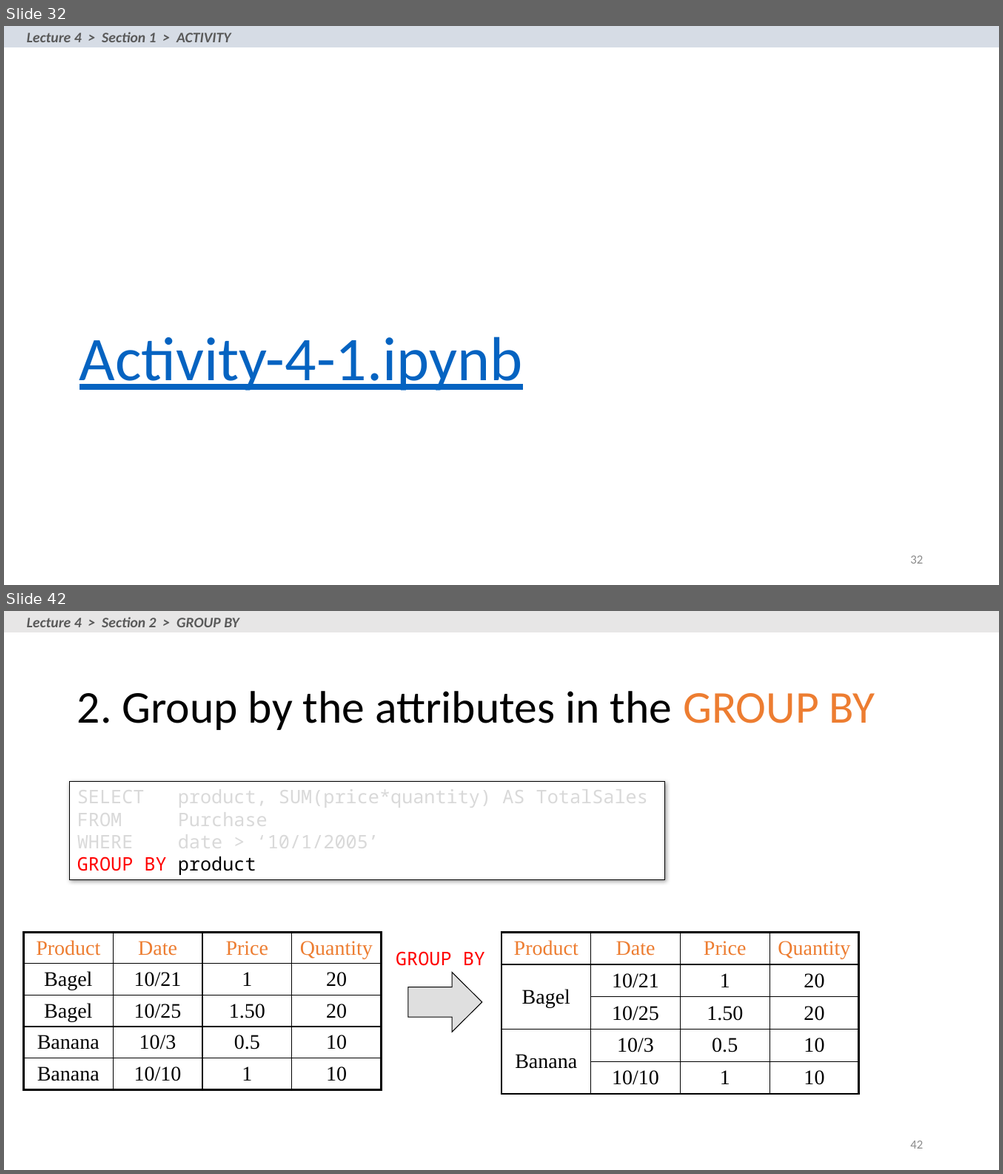
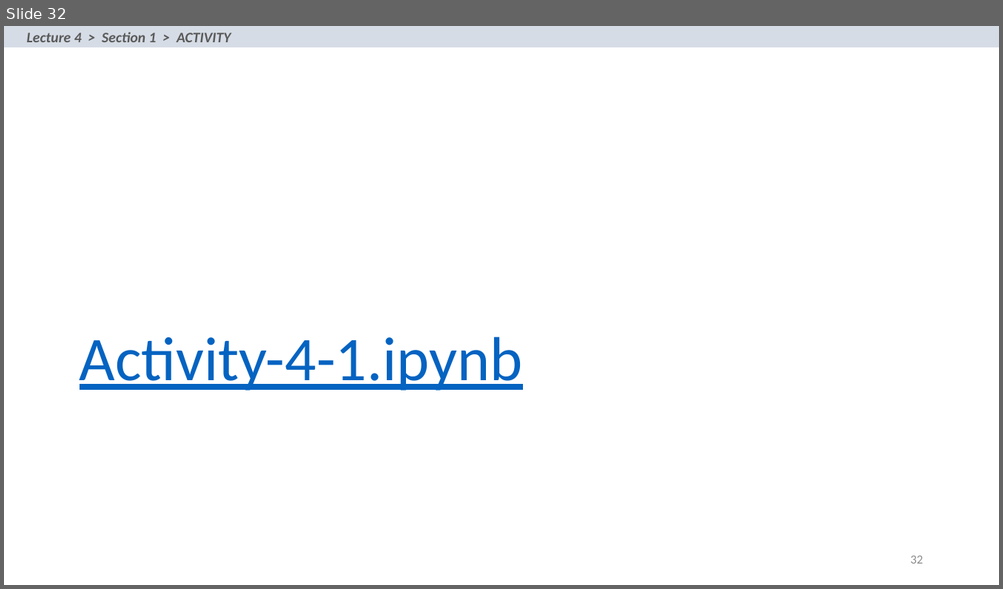
Before and after one commit to yazduni-cs/database-fall2018, a slide deck: lectures/lecture-2-3-4-5/Lecture_4_SQL.pptx. Shown one above the other, each under a label of ours: slides 32 and 42 before the commit, slide 32 after it; the slides between them are not shown. The pictures are 1003x1174 and 1003x589 pixels, drawn with LibreOffice and Linux fonts; fonts in the diff are those of the drawing. Boxes give left, top, right and bottom in pixels: in the first picture for what was removed or moved away, otherwise in the second. Text is boxed around its words. In the diff, an @@ line names an element or a change of style, - is before the commit and + after.

```diff
--- a/lectures/lecture-2-3-4-5/Lecture_4_SQL.pptx
+++ b/lectures/lecture-2-3-4-5/Lecture_4_SQL.pptx
@@ slide 42 removed at (4,611,999,1170), background #FFFFFF @@
@@ rectangle removed at (4,611,999,632) @@
@@ text removed at (27,617,239,627) @@
-Lecture 4 > Section 2 > GROUP BY
@@ title removed at (77,691,875,730) @@
-2. Group by the attributes in the GROUP BY
@@ rectangle removed at (70,782,664,880) @@
-SELECT product, SUM(price*quantity) AS TotalSales
-FROM Purchase
-WHERE date > ‘10/1/2005’
-GROUP BY product
@@ table removed at (23,933,381,1094), 5 rows, 4 columns @@
-Product | Date | Price | Quantity
-Bagel | 10/21 | 1 | 20
-Bagel | 10/25 | 1.50 | 20
-Banana | 10/3 | 0.5 | 10
-Banana | 10/10 | 1 | 10
@@ table removed at (502,933,859,1094), 5 rows, 4 columns @@
-Product | Date | Price | Quantity
-Bagel | 10/21 | 1 | 20
- | 10/25 | 1.50 | 20
-Banana | 10/3 | 0.5 | 10
- | 10/10 | 1 | 10
@@ text removed at (395,951,485,966) @@
-GROUP BY
@@ right arrow removed at (408,973,482,1033) @@
@@ page number removed at (910,1141,922,1149) @@
-42
```
Also in this commit, not shown: 1 slide changed, 18 other slides removed, 3 other files.
